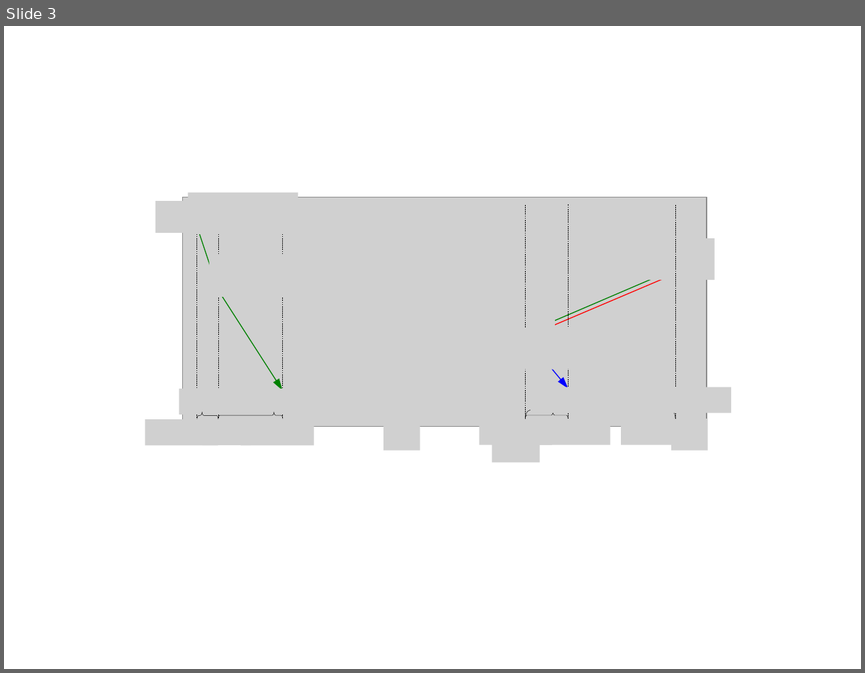
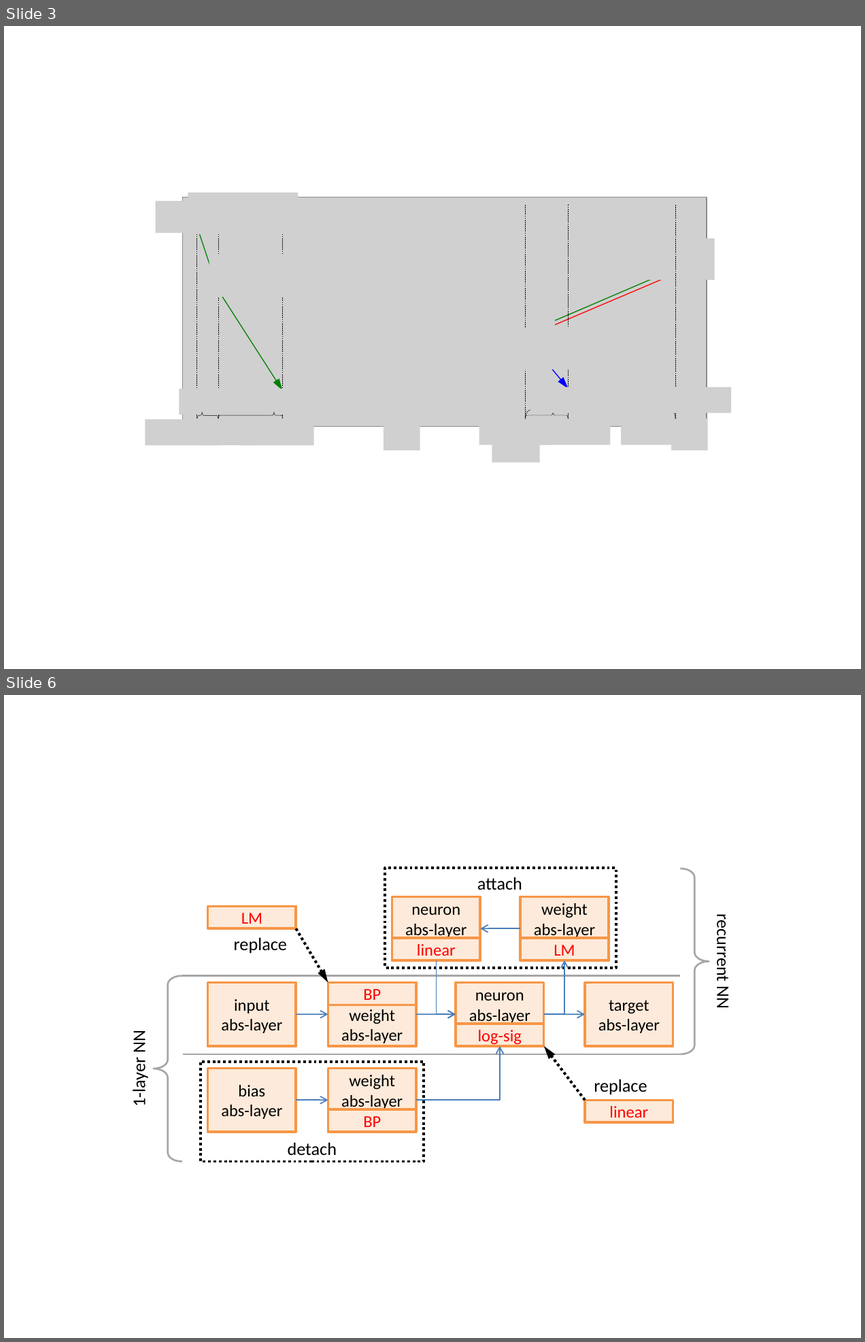
Before and after one commit to wenduow/BeefNet, a slide deck: trunk/pic/pic.pptx. Shown one above the other, each under a label of ours: slide 3 before the commit, slides 3 and 6 after it; the slides between them are not shown. The pictures are 865x673 and 865x1342 pixels, drawn with LibreOffice and Linux fonts; fonts in the diff are those of the drawing; grey boxes stand for pictures. Boxes give left, top, right and bottom in pixels: in the first picture for what was removed or moved away, otherwise in the second. Text is boxed around its words. In the diff, an @@ line names an element or a change of style, - is before the commit and + after.

```diff
--- a/trunk/pic/pic.pptx
+++ b/trunk/pic/pic.pptx
@@ slide 6 added at [4,695,861,1338], background #FFFFFF @@
@@ group added at [128,868,734,1161]: 17 rectangles, 7 arrows, 6 texts, 3 elbow arrows, 2 lines, 2 left braces @@
+detach
+attach
+replace
+replace
+recurrent NN
+1-layer NN
+neuron
+abs-layer
+linear
+weight
+abs-layer
+LM
+LM
+linear
+input
+abs-layer
+weight
+abs-layer
+BP
+neuron
+abs-layer
+log-sig
+target
+abs-layer
+bias
+abs-layer
+weight
+abs-layer
+BP
```
Also in this commit, not shown: 2 slides changed, 2 other slides added, 2 slides removed, 16 other files.
